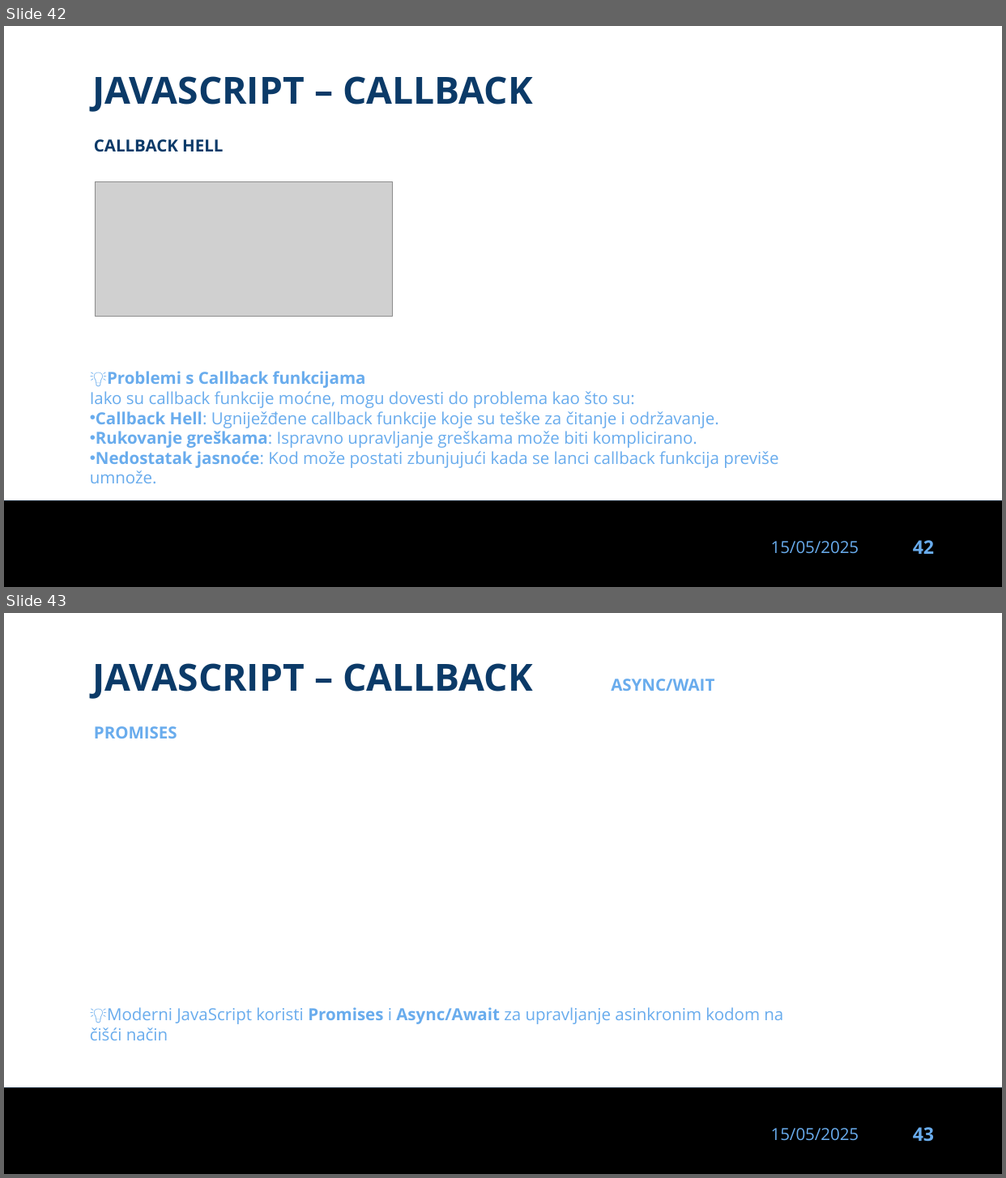
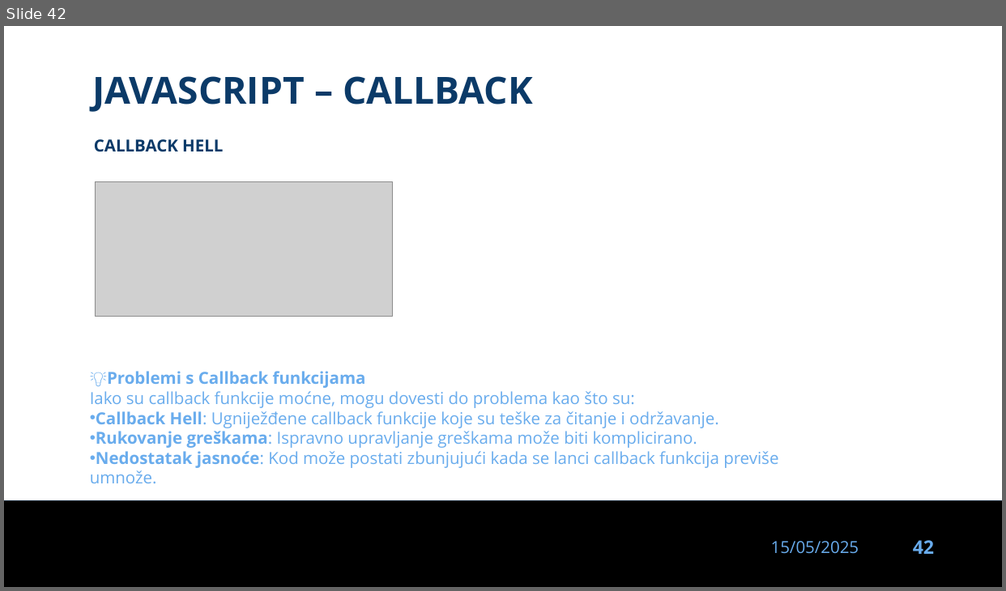
Before and after one commit to dinoDuvnjak/CTK, a slide deck: Bootcamp/javascript-uvod/javascript-uvod.pptx. Shown one above the other, each under a label of ours: slides 42 and 43 before the commit, slide 42 after it. The pictures are 1006x1178 and 1006x591 pixels, drawn with LibreOffice and Linux fonts; fonts in the diff are those of the drawing; grey boxes stand for pictures; background and template pictures are left out. Boxes give left, top, right and bottom in pixels: in the first picture for what was removed or moved away, otherwise in the second. Text is boxed around its words. In the diff, an @@ line names an element or a change of style, - is before the commit and + after.

Commit message:
izbacio komp callbacl

```diff
--- a/Bootcamp/javascript-uvod/javascript-uvod.pptx
+++ b/Bootcamp/javascript-uvod/javascript-uvod.pptx
@@ slide 43 removed at bbox=[4, 613, 1002, 1174], background #FFFFFF; not listed: 3 template elements that a slide beside it also shows @@
@@ text removed at bbox=[92, 663, 533, 699] @@
-JAVASCRIPT – CALLBACK
@@ text removed at bbox=[611, 679, 714, 691] @@
-ASYNC/WAIT
@@ text removed at bbox=[94, 726, 177, 739] @@
-PROMISES
@@ text removed at bbox=[90, 1007, 783, 1041] @@
-💡Moderni JavaScript koristi Promises i Async/Await za upravljanje asinkronim kodom na čišći način
```
